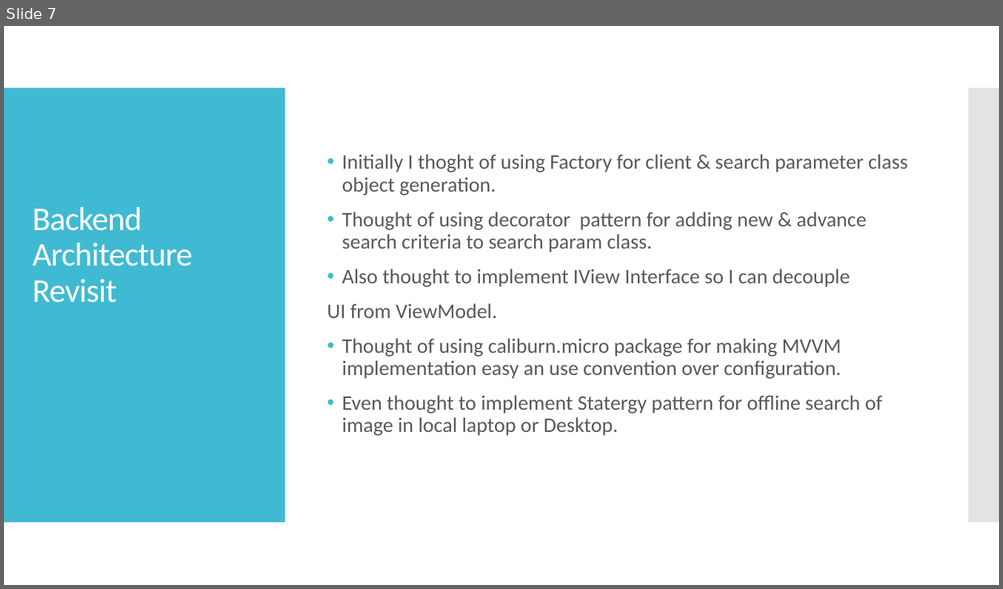
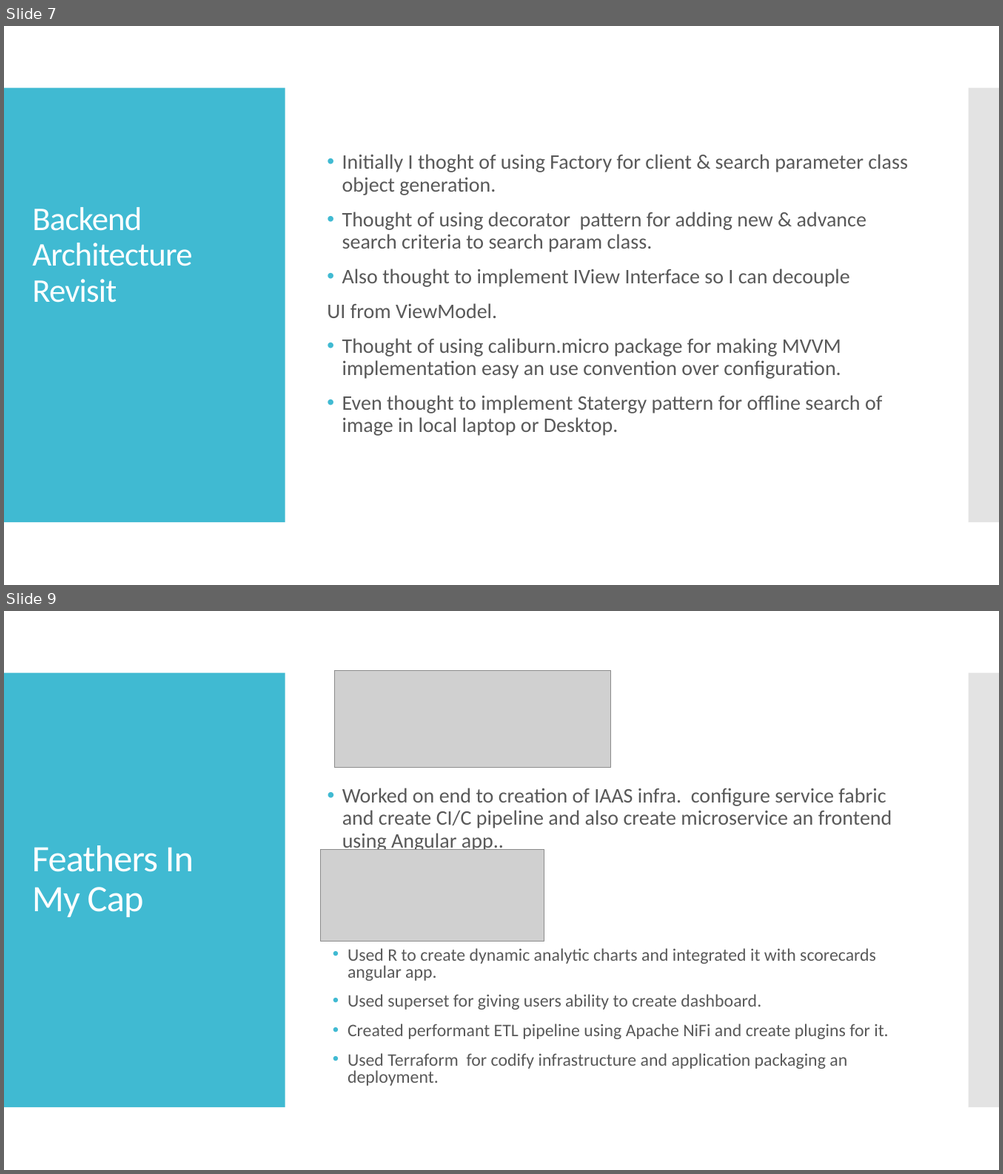
Before and after one commit to Mastimind/Intuit.Task, a slide deck: Intuit Presentation.pptx. Shown one above the other, each under a label of ours: slide 7 before the commit, slides 7 and 9 after it; the slides between them are not shown. The pictures are 1003x589 and 1003x1174 pixels, drawn with LibreOffice and Linux fonts; fonts in the diff are those of the drawing; grey boxes stand for pictures. Boxes give left, top, right and bottom in pixels: in the first picture for what was removed or moved away, otherwise in the second. Text is boxed around its words. In the diff, an @@ line names an element or a change of style, - is before the commit and + after.

```diff
--- a/Intuit Presentation.pptx
+++ b/Intuit Presentation.pptx
@@ slide 9 added at <box>4,611,999,1170</box>, background #FFFFFF; not listed: 2 template elements that a slide beside it also shows @@
@@ picture added at <box>335,671,612,768</box> @@
@@ text added at <box>342,788,892,852</box>, 20 pt, text #595959 @@
+• Worked on end to creation of IAAS infra. configure service fabric and create CI/C pipeline and also create microservice an frontend using Angular app..
@@ title added at <box>32,846,193,917</box>, 36 pt, text #FFFFFF @@
+Feathers In My Cap
@@ picture added at <box>320,850,544,942</box> @@
@@ text added at <box>347,948,888,1086</box>, 17 pt, text #595959 @@
+• Used R to create dynamic analytic charts and integrated it with scorecards angular app.
+• Used superset for giving users ability to create dashboard.
+• Created performant ETL pipeline using Apache NiFi and create plugins for it.
+• Used Terraform for codify infrastructure and application packaging an deployment.
```
Also in this commit, not shown: 1 other slide added.
